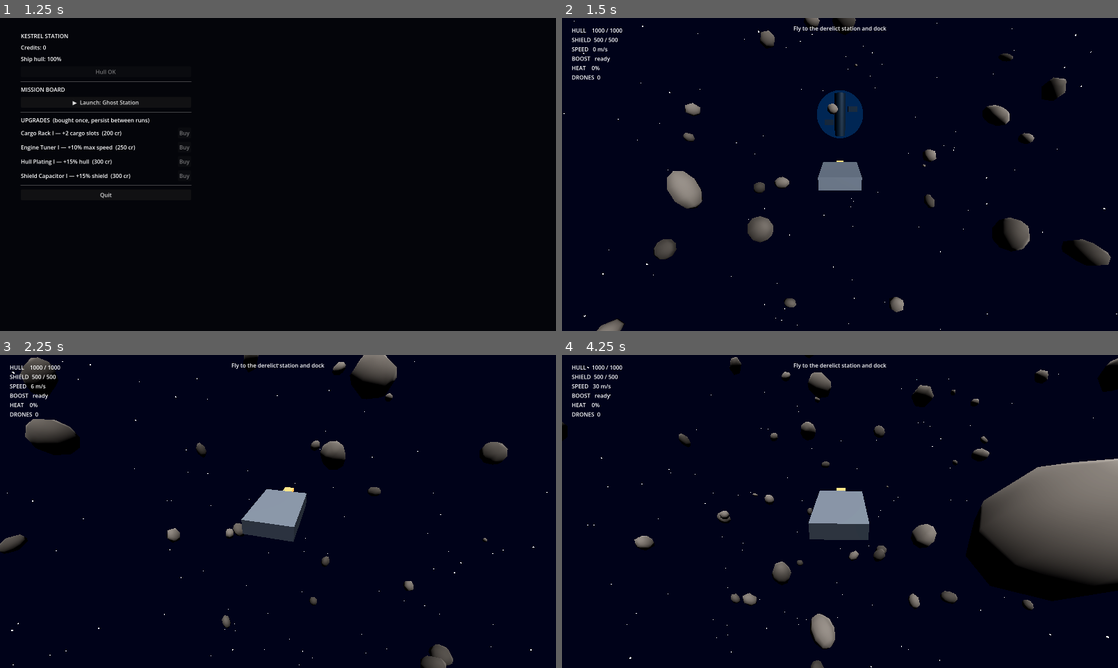
Above: before the commit, frames 1-4 (two rows, left to right).
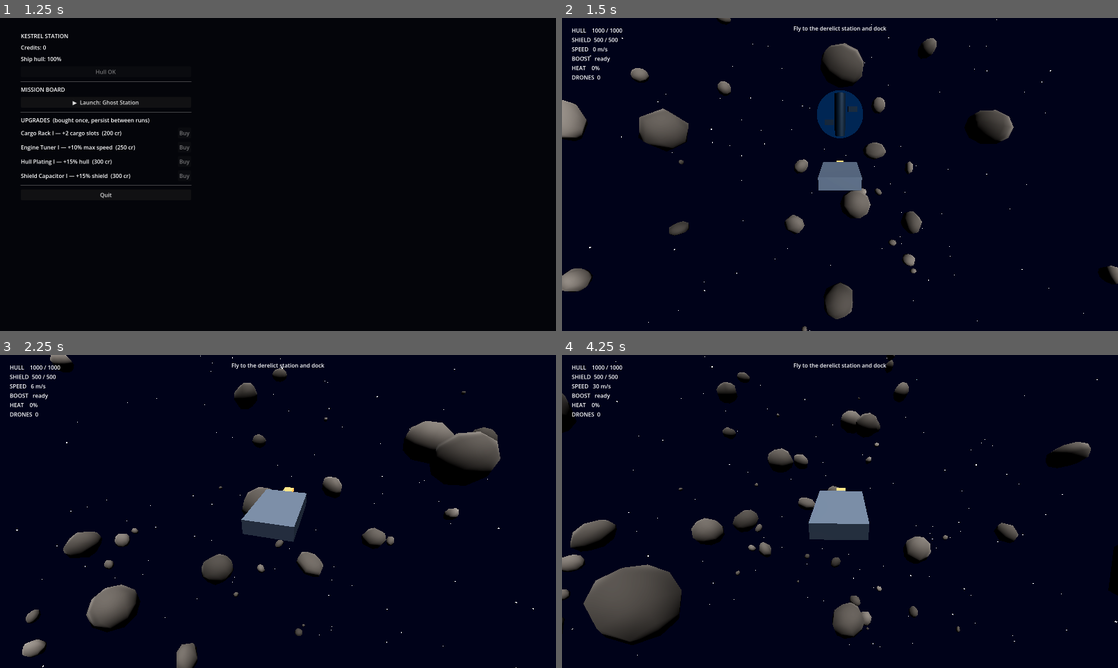
Above: after the commit, the same moments.

Repository: hassaan-v20/solar-system
Game: Godot game, scene res://scenes/station/station_hub.tscn
Same seed, same stepped clock (60 frames per second), same inputs: the game is played once before the commit and once after it.
Inputs (mouse positions are in pixels of both pictures, inside the frame that each line leads up to):
- Up to frame 1 (1.25 s): move the mouse to (400, 158) at 0.52 s; hold Right (ui_right) from 0.53 s (still down); hold Shift from 0.53 s (still down); click (400, 158) at 0.67 s
- Up to frame 2 (1.5 s): release Right (ui_right) at 1.25 s; release Shift at 1.25 s; click "▶ Launch: Ghost Station" at 1.25 s
- Up to frame 3 (2.25 s): tap Enter (ui_accept) at 2 s; move the mouse to (250, 511) at 2.02 s; hold S (thrust_back) from 2.03 s (still down); tap F (dock) at 2.1 s
- Up to frame 4 (4.25 s): keep holding S (thrust_back); tap Enter (ui_accept) at 2.27, 3.77 s; move the mouse to (851, 505) at 2.77 s; click (851, 505) at 2.85 s; move the mouse to (834, 517) at 3.52 s; tap Alt at 3.6 s; click (834, 517) at 3.67 s

Frame 1 is identical in both runs. In frame 2, 9.1% of the frame differs, in the area x 0-100%, y 0-100%; in frame 3, 10%; in frame 4, 20%.

Commit message:
M5 Phase 1b: co-op ships in a shared seeded sector
Two players now spawn into one sector, each flying their own ship.

- main.gd splits into solo (_build_solo: full Ghost Station mission) and
  co-op (_setup_coop: shared flight, no mission/drones yet). RNG is seeded
  from Net.world_seed in co-op so both peers build the identical asteroid
  field. Ship assembly extracted into _assemble_ship (shared by both).
- MultiplayerSpawner + custom spawn_function build one ship per peer in
  code, authority set to the owning peer; remote ships are puppets driven
  by a MultiplayerSynchronizer (transform every frame, hull/shield on
  change). Local camera/HUD attach to the owning peer's ship.
- Spawning waits for Net.all_peers_in_raid (everyone loaded) to dodge the
  late-join replication race. Per-slot hull tints distinguish ships.

Verified headless: two instances connect on localhost, both spawn both
ships with correct authority, no errors. Single-player unchanged
(26/26 tests, clean boots). Visual transform sync + lobby UI are next.

Co-Authored-By: Claude Opus 4.8 <noreply@anthropic.com>

Diff:
--- a/game/scripts/core/main.gd
+++ b/game/scripts/core/main.gd
@@ -15,6 +15,14 @@
 
 const RESULTS_SCENE := "res://scenes/station/results_screen.tscn"
 const RESULTS_DELAY := 2.5      # let the end-of-mission overlay / explosion read
+
+# Hull tints per player slot so co-op ships are distinguishable.
+const PEER_HULL_COLORS := [
+	Color(0.55, 0.62, 0.72),   # slot 0 (host) — steel
+	Color(0.80, 0.45, 0.25),   # slot 1 — rust
+	Color(0.45, 0.70, 0.45),   # slot 2 — green
+	Color(0.65, 0.50, 0.75),   # slot 3 — violet
+]
 
 var _rng := RandomNumberGenerator.new()
 var _want_capture := true
@@ -22,21 +30,30 @@
 var _mission_def: MissionDef
 var _drones_killed: int = 0
 var _run_finished: bool = false
+var _spawner: MultiplayerSpawner
 
 func _ready() -> void:
-	_rng.randomize()
 	_setup_input()
 	# Use Godot's own fullscreen (a borderless window), NOT macOS native
 	# fullscreen (the green button) — native fullscreen opens a separate macOS
 	# Space where mouse capture / relative steering breaks.
 	_apply_fullscreen(true)
 	_set_capture(true)
+	_seed_rng()
+	# Shared, deterministic sector (built identically on every peer from the seed).
 	_build_environment()
 	_build_stars()
+	_build_asteroids()
+	if Net.active:
+		_setup_coop()
+	else:
+		_build_solo()
+
+## Single-player: own ship + camera + HUD + the full Ghost Station mission.
+func _build_solo() -> void:
 	_ship = _build_ship()
 	_build_camera(_ship)
 	_build_hud(_ship)
-	_build_asteroids()
 	_mission_def = load("res://data/missions/ghost_station.tres")
 	if _mission_def == null:
 		_mission_def = MissionDef.new()
@@ -45,6 +62,75 @@
 	EventBus.ship_destroyed.connect(_on_ship_destroyed)
 	EventBus.enemy_destroyed.connect(func() -> void: _drones_killed += 1)
 	EventBus.mission_state_changed.connect(_on_mission_state_changed)
+
+# ── co-op (M5 Phase 1b): each player flies their own ship in the shared sector;
+# mission / drones come in later phases. ───────────────────────────────────────
+func _setup_coop() -> void:
+	var ships_root := Node3D.new()
+	ships_root.name = "Ships"
+	add_child(ships_root)
+
+	_spawner = MultiplayerSpawner.new()
+	add_child(_spawner)
+	_spawner.spawn_path = _spawner.get_path_to(ships_root)
+	_spawner.spawn_function = _spawn_ship
+
+	# Spawn only once everyone has loaded (host-side), then announce we're in.
+	Net.all_peers_in_raid.connect(_on_all_in_raid)
+	Net.report_in_raid()
+
+## Host only: now that every peer's spawner exists, spawn one ship per player.
+func _on_all_in_raid(peer_ids: Array) -> void:
+	if not multiplayer.is_server():
+		return
+	var sorted := peer_ids.duplicate()
+	sorted.sort()   # deterministic slot assignment (host = peer 1 = slot 0)
+	for slot in sorted.size():
+		_spawner.spawn({"peer": sorted[slot], "slot": slot})
+
+## Runs on EVERY peer (driven by the spawner) to build the same ship locally.
+func _spawn_ship(data: Dictionary) -> Node:
+	var peer_id := int(data["peer"])
+	var slot := int(data.get("slot", 0))
+	var ship := ShipController.new()
+	ship.name = "Ship_%d" % peer_id
+	# Baseline stats (no per-player upgrades yet) so the build is identical on all
+	# peers; wiring profiles across the wire is a follow-up.
+	var base_def := load("res://data/ships/wayfarer.tres")
+	ship.ship_def = (base_def as ShipDef).duplicate()
+	_assemble_ship(ship, PEER_HULL_COLORS[slot % PEER_HULL_COLORS.size()])
+	ship.position = Vector3(slot * 18.0 - 9.0, 0.0, 0.0)
+	_add_ship_synchronizer(ship)
+	ship.set_multiplayer_authority(peer_id)   # recursive: weapon + synchronizer too
+	var mine := " (MINE)" if peer_id == multiplayer.get_unique_id() else ""
+	print("raid: spawned %s authority=%d slot=%d%s" % [ship.name, peer_id, slot, mine])
+	if peer_id == multiplayer.get_unique_id():
+		_attach_local_view.call_deferred(ship)
+	return ship
+
+func _attach_local_view(ship: ShipController) -> void:
+	_ship = ship
+	_build_camera(ship)
+	_build_hud(ship)
+
+## Replicates transform (every frame) and health (on change) from the owning peer.
+func _add_ship_synchronizer(ship: ShipController) -> void:
+	var cfg := SceneReplicationConfig.new()
+	for path in [NodePath(".:position"), NodePath(".:rotation")]:
+		cfg.add_property(path)
+		cfg.property_set_replication_mode(path, SceneReplicationConfig.REPLICATION_MODE_ALWAYS)
+	for path in [NodePath(".:current_hull"), NodePath(".:current_shield")]:
+		cfg.add_property(path)
+		cfg.property_set_replication_mode(path, SceneReplicationConfig.REPLICATION_MODE_ON_CHANGE)
+	var sync := MultiplayerSynchronizer.new()
+	sync.replication_config = cfg
+	ship.add_child(sync)
+
+func _seed_rng() -> void:
+	if Net.active:
+		_rng.seed = Net.world_seed   # identical sector on every peer
+	else:
+		_rng.randomize()
 
 func _unhandled_input(event: InputEvent) -> void:
 	if event.is_action_pressed("toggle_mouse"):
@@ -203,14 +289,23 @@
 	var base_def := load("res://data/ships/wayfarer.tres")
 	if base_def is ShipDef:
 		ship.ship_def = UpgradeSystem.outfit(base_def, PlayerProfile.owned_upgrades)
-
+	_assemble_ship(ship, PEER_HULL_COLORS[0])
+	add_child(ship)
+	# Carry persisted damage into the run (repairing at the station restores it),
+	# but floor it so an unrepaired ship is never launched dead/unplayable.
+	ship.current_hull = ship.ship_def.hull_max * clampf(PlayerProfile.ship_hull_pct, 0.3, 1.0)
+	return ship
+
+## Builds a ship's visuals, collision, weapon, and cargo onto `ship` (whose
+## ship_def must already be set). Shared by solo and co-op spawning.
+func _assemble_ship(ship: ShipController, hull_color: Color) -> void:
 	# Hull body (placeholder primitive)
 	var body := MeshInstance3D.new()
 	var box := BoxMesh.new()
 	box.size = Vector3(2.2, 0.7, 3.4)
 	body.mesh = box
 	var hull_mat := StandardMaterial3D.new()
-	hull_mat.albedo_color = Color(0.60, 0.65, 0.72)
+	hull_mat.albedo_color = hull_color
 	hull_mat.metallic = 0.6
 	hull_mat.roughness = 0.4
 	body.material_override = hull_mat
@@ -229,7 +324,7 @@
 	nose.material_override = nose_mat
 	ship.add_child(nose)
 
-	# Player-ship body: collides with the environment (asteroids); enemy bolts
+	# Body: player_ship layer, collides with the environment (asteroids); bolts
 	# detect it via this layer.
 	var col := CollisionShape3D.new()
 	var shape := BoxShape3D.new()
@@ -252,12 +347,6 @@
 	var cargo := CargoSystem.new()
 	ship.add_child(cargo)
 	ship.cargo = cargo
-
-	add_child(ship)
-	# Carry persisted damage into the run (repairing at the station restores it),
-	# but floor it so an unrepaired ship is never launched dead/unplayable.
-	ship.current_hull = ship.ship_def.hull_max * clampf(PlayerProfile.ship_hull_pct, 0.3, 1.0)
-	return ship
 
 func _build_camera(ship: ShipController) -> void:
 	var cam := ChaseCamera.new()
--- a/game/scripts/net/network_manager.gd
+++ b/game/scripts/net/network_manager.gd
@@ -12,12 +12,17 @@
 signal joined
 signal join_failed
 signal peers_changed
+signal all_peers_in_raid(peer_ids: Array)   # host-side: everyone has loaded the raid
 
 const DEFAULT_PORT := 7777
 const MAX_PEERS := 3        # host + up to 3 clients
+const RAID_SCENE := "res://scenes/raid/ghost_station_raid.tscn"
 
 var world_seed: int = 0
 var active: bool = false
+
+var _loaded_peers := {}     # host-side set of peers that have loaded the raid
+var _auto_launch := false   # CLI testing: host launches the raid when a client joins
 
 func _ready() -> void:
 	multiplayer.peer_connected.connect(_on_peer_connected)
@@ -63,9 +68,48 @@
 func player_count() -> int:
 	return 1 + multiplayer.get_peers().size() if active else 0
 
+# ── co-op raid orchestration (M5 Phase 1b) ───────────────────────────────────
+## Host: send every client into the seeded raid, and load it locally. Spawning of
+## ships waits until all peers report in (see _peer_loaded), which sidesteps the
+## late-join replication race.
+func start_coop_raid() -> void:
+	if not is_host():
+		return
+	_loaded_peers.clear()
+	_load_raid.rpc(world_seed)
+	get_tree().change_scene_to_file(RAID_SCENE)
+
+@rpc("authority", "call_remote", "reliable")
+func _load_raid(seed: int) -> void:
+	world_seed = seed
+	get_tree().change_scene_to_file(RAID_SCENE)
+
+## Called by the raid scene (every peer) once it has loaded and its spawner exists.
+func report_in_raid() -> void:
+	if multiplayer.is_server():
+		_peer_loaded(multiplayer.get_unique_id())
+	else:
+		_notify_loaded.rpc_id(1)
+
+@rpc("any_peer", "call_remote", "reliable")
+func _notify_loaded() -> void:
+	_peer_loaded(multiplayer.get_remote_sender_id())
+
+func _peer_loaded(peer_id: int) -> void:
+	if not multiplayer.is_server():
+		return
+	_loaded_peers[peer_id] = true
+	var expected := 1 + multiplayer.get_peers().size()
+	print("Net: peer %d in raid (%d/%d)" % [peer_id, _loaded_peers.size(), expected])
+	if _loaded_peers.size() >= expected:
+		all_peers_in_raid.emit(_loaded_peers.keys())
+
 func _on_peer_connected(id: int) -> void:
 	print("Net: peer %d connected (%d players)" % [id, player_count()])
 	peers_changed.emit()
+	if _auto_launch and is_host():
+		_auto_launch = false
+		start_coop_raid()
 
 func _on_peer_disconnected(id: int) -> void:
 	print("Net: peer %d disconnected" % id)
@@ -88,6 +132,7 @@
 func _parse_cli() -> void:
 	for arg in OS.get_cmdline_user_args():
 		if arg == "--host":
+			_auto_launch = true   # launch the raid as soon as a client connects
 			call_deferred("host_game")
 		elif arg.begins_with("--join="):
 			call_deferred("join_game", arg.substr("--join=".length()))
